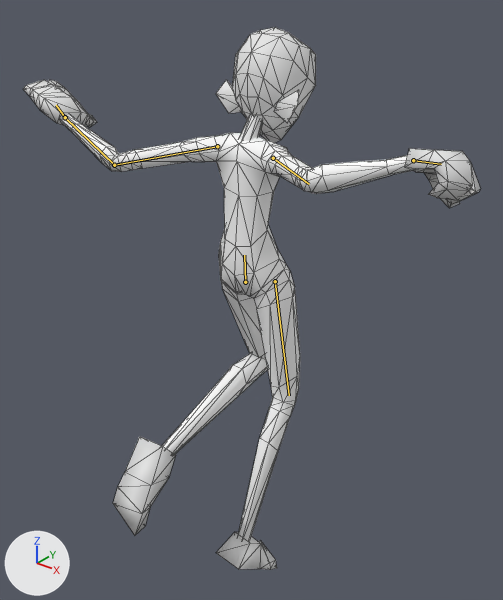
The glTF model Player/Assets/PlayerFinal/angel_body_final.glb as it was, and as the next commit left it.
Camera for both pictures: a 50 mm camera at (1.32, -1.67, 2.21) aimed at (0.03, -0.04, 1.2). Lighting does not change. The marker at lower left points along +X, +Y and +Z. The older version comes first. Both versions are drawn at frame 26 of the action 'fall_default'; the numbers are the values there. The bones that change are drawn over the model as lines. Mesh edges are drawn as thin lines.

In view in the first picture: 'body', 'feet', 'hands', 'head', 'neck'.
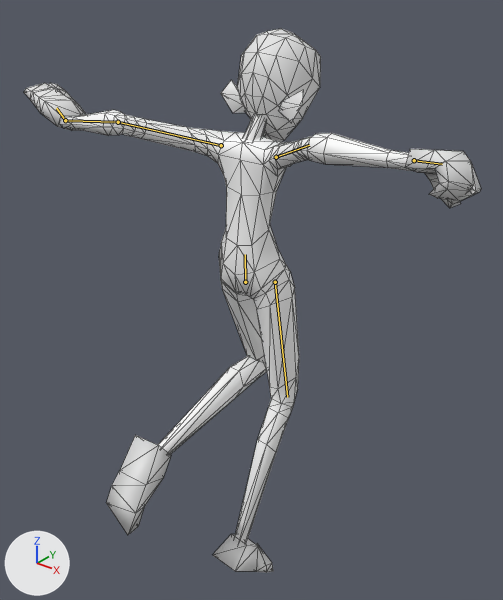
Location of each change, (x1, y1, x2, y2) in pixels of the pictures (503 x 600 px):
```json
{"object": "body", "change": "posed", "before": [61, 115, 413, 540], "after": [60, 110, 415, 543]}
{"object": "head", "change": "posed", "before": [216, 27, 316, 143], "after": [221, 29, 321, 142]}
{"object": "feet", "change": "posed", "before": [113, 437, 277, 570], "after": [106, 435, 273, 573]}
{"object": "hands", "change": "posed", "before": [23, 80, 481, 208], "after": [24, 83, 481, 208]}
{"object": "neck", "change": "posed", "before": [239, 115, 263, 141], "after": [243, 115, 267, 141]}
{"bone": "hip", "before": "(245, 282) to (244, 255)", "after": "(245, 282) to (245, 254)"}
{"bone": "upper_arm.L", "before": "(217, 146) to (114, 165)", "after": "(221, 145) to (118, 122)"}
{"bone": "forearm.L", "before": "(114, 165) to (65, 117)", "after": "(118, 122) to (65, 120)"}
{"bone": "hand.L", "before": "(65, 117) to (56, 105)", "after": "(65, 120) to (56, 108)"}
{"bone": "upper_arm.R", "before": "(273, 158) to (309, 184)", "after": "(276, 157) to (309, 145)"}
{"bone": "hand.R", "before": "(413, 160) to (441, 164)", "after": "(414, 160) to (442, 164)"}
{"bone": "thigh.R", "before": "(275, 281) to (289, 395)", "after": "(275, 282) to (287, 397)"}
```

Scene script edits in JSON lines:
```json
{"block": "bone_hip", "where": "bone_hip = bpy.data.objects['rig'].pose.bones['hip']"}
{"op": "set", "path": "bone_hip.rotation_quaternion", "old": "(0.982, 0.189, 0.006, -0.002)", "new": "(0.985, 0.172, 0.005, -0.004)", "note": "degrees (22, 1, 0) -> degrees (20, 1, 0)"}
{"block": "bone_upper_arm_l", "where": "bone_upper_arm_l = bpy.data.objects['rig'].pose.bones['upper_arm.L']  # child of 'spine'"}
{"op": "set", "path": "bone_upper_arm_l.rotation_quaternion", "old": "(0.841, 0.385, -0.377, 0.044)", "new": "(0.9, 0.422, 0.099, 0.054)", "note": "degrees (56, -42, -17) -> degrees (51, 8, 10)"}
{"block": "bone_forearm_l", "where": "bone_forearm_l = bpy.data.objects['rig'].pose.bones['forearm.L']  # child of 'upper_arm.L'"}
{"op": "set", "path": "bone_forearm_l.rotation_quaternion", "old": "(0.886, -0.462, 0.0, 0.042)", "new": "(0.896, -0.442, 0.0, 0.04)", "note": "degrees (-55, 2, 4) -> degrees (-52, 2, 4)"}
{"block": "bone_hand_l", "where": "bone_hand_l = bpy.data.objects['rig'].pose.bones['hand.L']  # child of 'forearm.L'"}
{"op": "set", "path": "bone_hand_l.rotation_quaternion", "old": "(0.971, -0.033, 0.221, -0.08)", "new": "(0.947, 0.272, -0.168, -0.045)", "note": "degrees (-6, 25, -11) -> degrees (34, -17, -11)"}
{"block": "bone_upper_arm_r", "where": "bone_upper_arm_r = bpy.data.objects['rig'].pose.bones['upper_arm.R']  # child of 'spine'"}
{"op": "set", "path": "bone_upper_arm_r.rotation_quaternion", "old": "(0.916, 0.294, 0.273, 0.01)", "new": "(0.936, 0.338, -0.095, 0.028)", "note": "degrees (39, 30, 12) -> degrees (40, -11, -1)"}
{"block": "bone_hand_r", "where": "bone_hand_r = bpy.data.objects['rig'].pose.bones['hand.R']  # child of 'forearm.R'"}
{"op": "set", "path": "bone_hand_r.rotation_quaternion", "old": "(0.943, -0.128, -0.243, -0.188)", "new": "(0.98, -0.003, 0.122, -0.156)", "note": "degrees (-10, -30, -20) -> degrees (-3, 14, -18)"}
{"block": "bone_thigh_r", "where": "bone_thigh_r = bpy.data.objects['rig'].pose.bones['thigh.R']  # child of 'hip'"}
{"op": "set", "path": "bone_thigh_r.rotation_quaternion", "old": "(0.99, -0.134, 0.017, -0.029)", "new": "(0.992, -0.124, 0.016, -0.029)", "note": "degrees (-15, 1, -4) -> degrees (-14, 1, -4)"}
```
